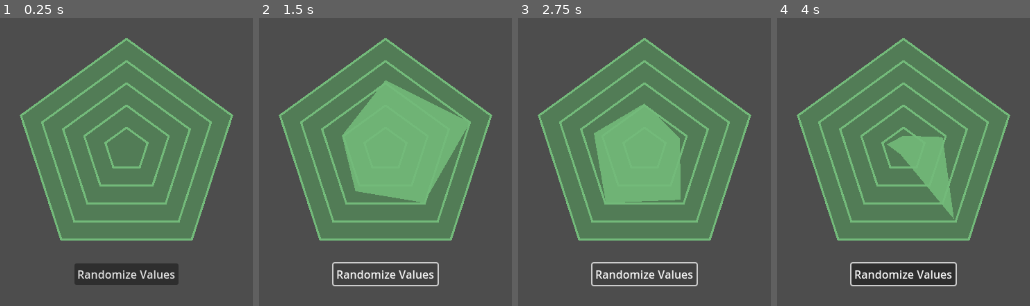
Above: before the commit, frames 1-4 (left to right).
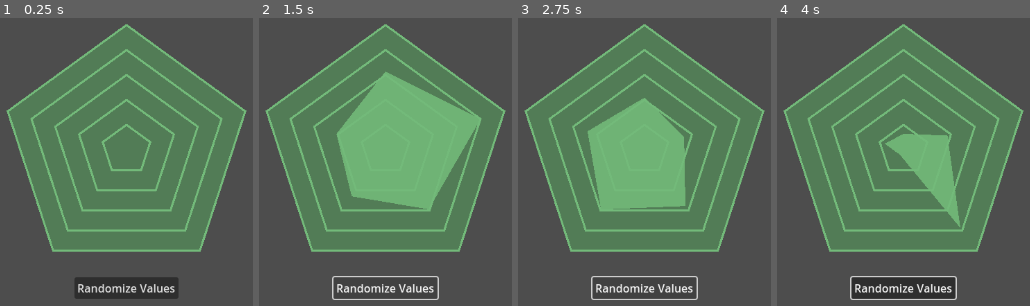
Above: after the commit, the same moments.

Repository: TheLsbt/godot_radar_graph
Game: Godot game, scene res://demos/animation/tween_example.tscn
The game is run twice, just before and just after one commit, with the same random seed, the same clock (stepped at 60 frames per second) and the same inputs. The project has no main scene, so this scene is started directly.
Inputs (mouse positions are in pixels of both pictures, inside the frame that each line leads up to):
- Up to frame 1 (0.25 s): no input
- Up to frame 2 (1.5 s): click "Randomize Values" at 0.5 s; click "Randomize Values" at 1.25 s
- Up to frame 3 (2.75 s): click "Randomize Values" at 2 s
- Up to frame 4 (4 s): tap Enter at 2.75 s; move the mouse to (903, 147) at 2.77 s; click (903, 147) at 2.92 s; tap Space at 3.5 s; move the mouse to (outside the picture) at 3.52 s; click (outside the picture) at 3.67 s

The runs differ from the first frame. In frame 1, 25% of the frame differs, in the area x 2-98%, y 2-98%; in frame 2, 23%; in frame 3, 23%; in frame 4, 26%.

Commit message:
Updated examples

Diff:
--- a/demos/animation/tween_example.tscn
+++ b/demos/animation/tween_example.tscn
@@ -17,7 +17,7 @@
 size_flags_horizontal = 4
 script = ExtResource("1_4plq8")
 key_count = 5
-radius = 160.0
+radius = 180.0
 key_items = Array[Dictionary]([{
 "title": "",
 "tooltip": "",
--- a/demos/custom_drawing/drop_shadow.tscn
+++ b/demos/custom_drawing/drop_shadow.tscn
@@ -13,12 +13,12 @@
 layout_mode = 2
 script = ExtResource("1_g11c6")
 shadow_color = Color(0.113725, 0.133333, 0.160784, 1)
-shadow_offset = Vector2(-5.535, 7.93)
+shadow_offset = Vector2(-15, 20)
 key_count = 5
-radius = 120.0
+radius = 180.0
 key_items = Array[Dictionary]([{
 "title": "Title 1",
-"tooltip": "",
+"tooltip": "This is the tooltip of the first title.",
 "value": 3.0
 }, {
 "title": "Title 2",
@@ -47,7 +47,7 @@
 guide_step = 1.0
 items/key_0/value = 3.0
 items/key_0/title = "Title 1"
-items/key_0/tooltip = ""
+items/key_0/tooltip = "This is the tooltip of the first title."
 items/key_1/value = 1.5
 items/key_1/title = "Title 2"
 items/key_1/tooltip = "Item 1"
--- a/demos/custom_drawing/icon_graph.tscn
+++ b/demos/custom_drawing/icon_graph.tscn
@@ -13,10 +13,10 @@
 layout_mode = 2
 script = ExtResource("1_6n1r3")
 background_shadow_color = Color(0.384314, 0.341176, 0.376471, 1)
-background_shadow_offset = Vector2(-3.17, 4.245)
+background_shadow_offset = Vector2(-15, 20)
 intersecting_color = Color(0.929412, 0.54902, 0.407843, 1)
 key_count = 5
-radius = 120.0
+radius = 180.0
 key_items = Array[Dictionary]([{
 "title": "",
 "tooltip": "",
